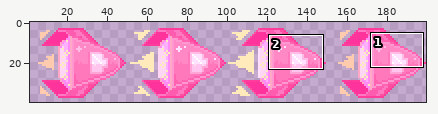
Sprite sheet -- media/pinkship.png. Above, an overview of the earlier version with the close-up marked.
Close-up. Before the edit:
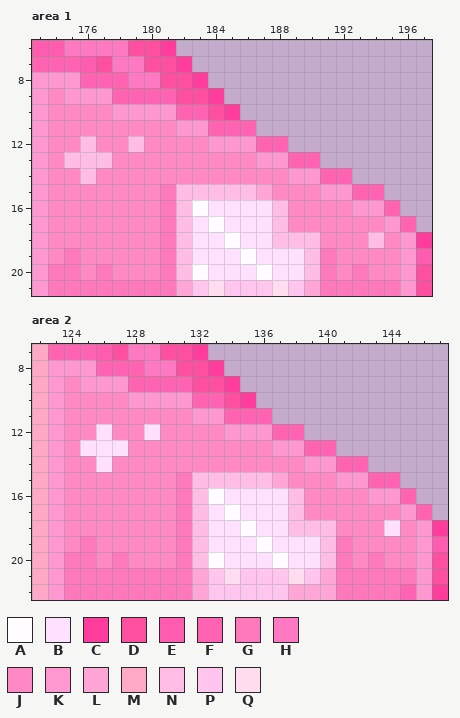
The file is 200x40 pixels. Colours within 5 levels of each other are drawn and written as one. Shown: area 1: x 173..197, y 6..21; area 2: x 122..147, y 7..22. The wide view leaves out empty margins.
Palette (. is transparent): A #fffdff  B #ffe0fe  C #ff3c9c  D #ff4fa0  E #ff5baf  F #ff63b2  G #ff78bc  H #ff79c2  J #ff88c5  K #ff98d0  L #ffa6d7  M #ffa9c7  N #ffbce5  P #ffc5ee  Q #ffddee
Pixels before, area 1, first column x 173:
 6 EEHHHHDDC................
 7 FFFEDHHDDC...............
 8 KKKFFFHHDDC..............
 9 KJKKKFFFFDDC.............
10 KJJJJKKKKFFDC............
11 KJJJJJJJJKKFFF...........
12 KJJNJJNJJJJKKKFF.........
13 KJNNNJJJJJJJJJKKFF.......
14 KJJNJJJJJJJJJJJJKKFF.....
15 KJJJJJJJGNNNNNLJJJKKFF...
16 KJJJJJJJGNABBBBNJJJJKKF..
17 KJJJJJJJGNBABBBNJJJJJJKF.
18 KJJJJJJJGNBBABBNNNJJJNJKC
19 KJGJJJJJGNBBBABBBNGJJJJKE
20 KGGJGJJJGNABBBABBNGJGJJKD
21 KGGGGGGGGLPQPPPQPLGGGGGKD
Pixels before, area 2, first column x 122:
 7 MFFFEDHHDDC...............
 8 MKKKFFFHHDDC..............
 9 MKJKKKFFFFDDC.............
10 MKJJJJKKKKFFDC............
11 MKJJJJJJJJKKFFF...........
12 MKJJBJJBJJJJKKKFF.........
13 MKJBBBJJJJJJJJJKKFF.......
14 MKJJBJJJJJJJJJJJJKKFF.....
15 MKJJJJJJJGNNNNNLJJJKKFF...
16 MKJJJJJJJGNABBBBNJJJJKKF..
17 MKJJJJJJJGNBABBBNJJJJJJKF.
18 MKJJJJJJJGNBBABBNNNJJJBJKC
19 MKJGJJJJJGNBBBABBBNGJJJJKE
20 MKGGJGJJJGNABBBABBNGJGJJKD
21 MKGGGGGGGGLPQPPPQPLGGGGGKD
22 MKGGGGGGGGLPPPPPLLLGGGGFKC
After the commit:
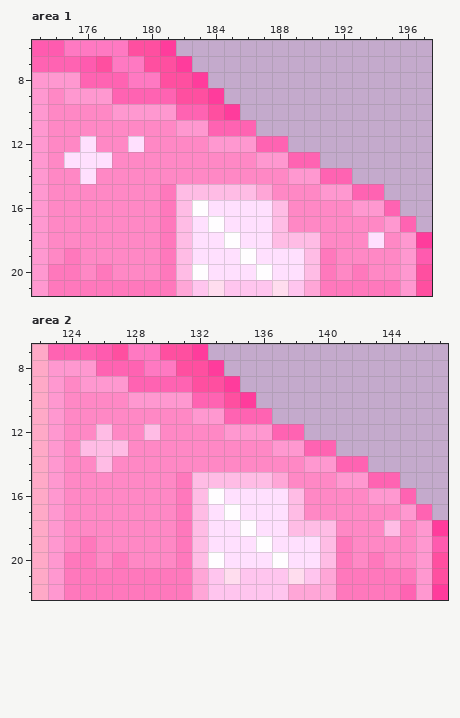
Edits made:
Area 1:
Colour B replaces colour N in row 12 at x 176 and 179; in row 13 at x 175 to 177; in row 14 at x 176; in row 18 at x 194.
Area 2:
Colour N replaces colour B in row 12 at x 126 and 129; in row 13 at x 125 to 127; in row 14 at x 126; in row 18 at x 144.
Where, in picture pixels (left, top, right, bottom), the same in both close-ups:
changed: (64, 136, 144, 184)
changed: (368, 232, 384, 248)
changed: (80, 424, 160, 472)
changed: (384, 520, 400, 536)
